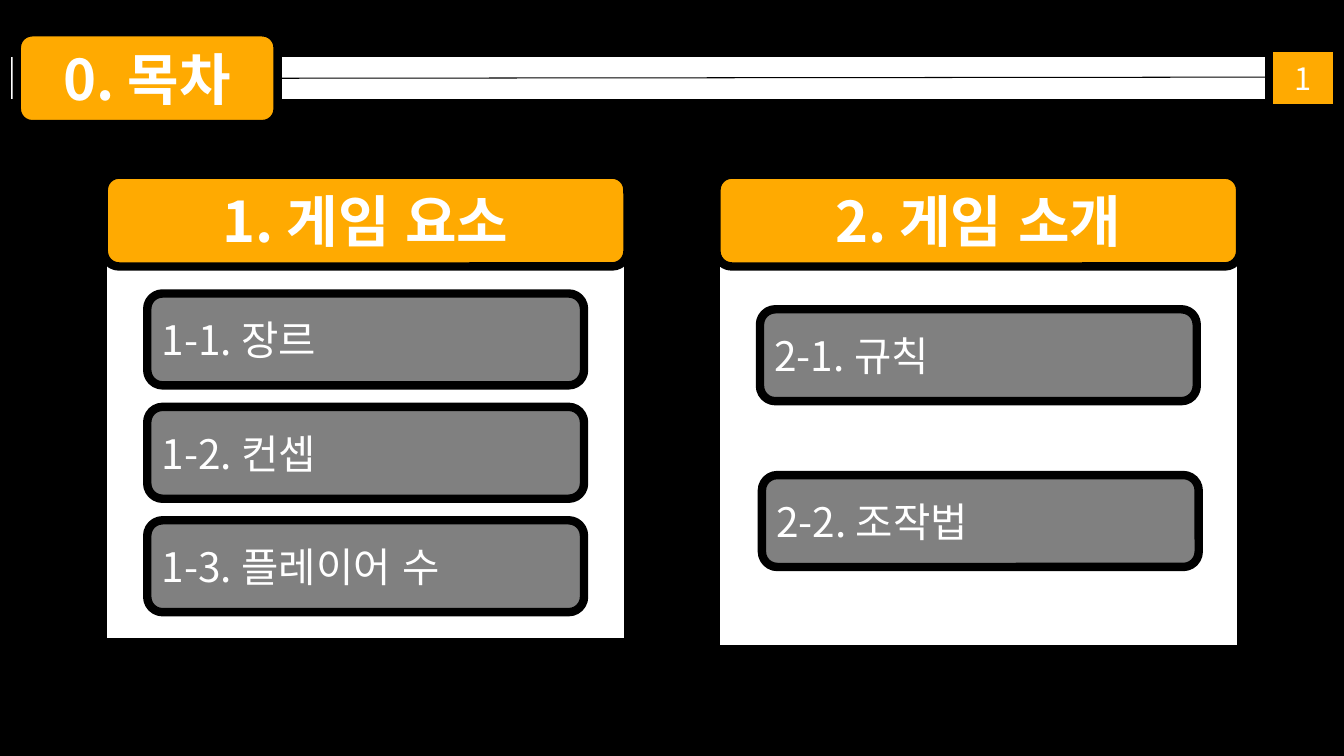
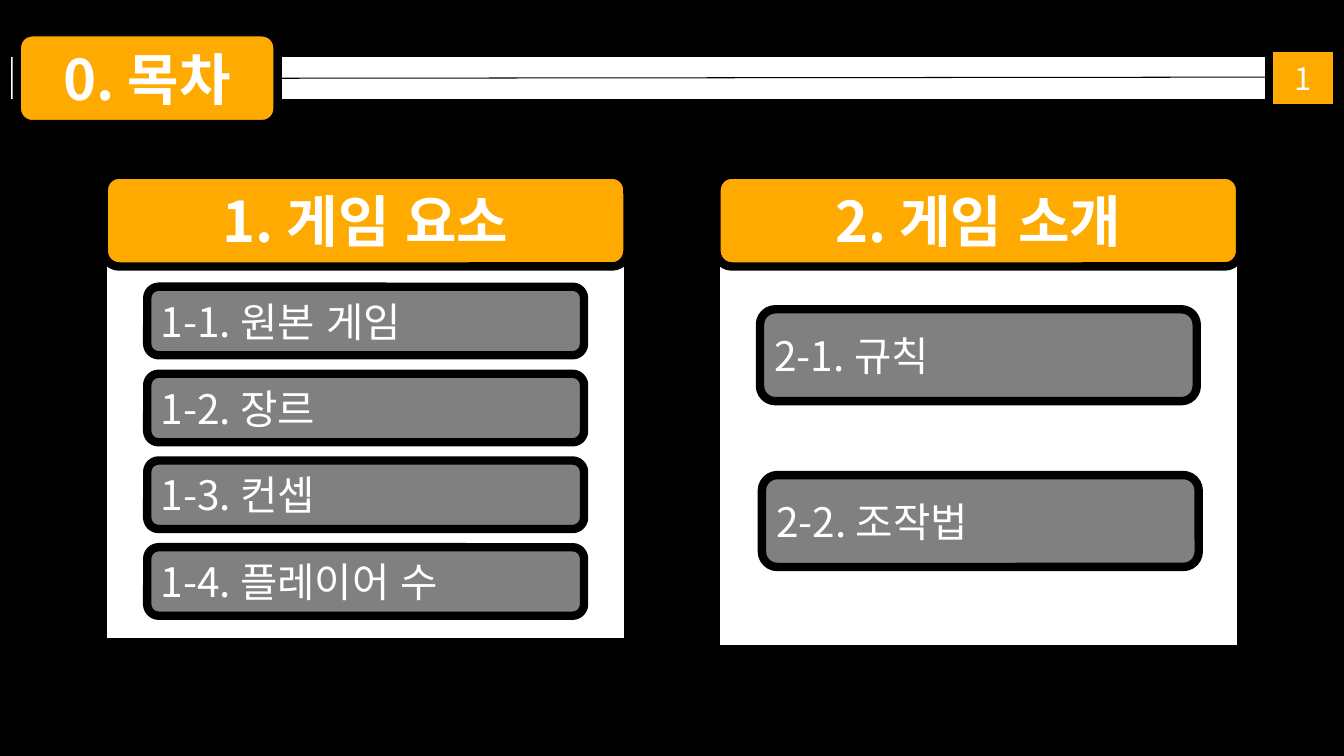
Before and after one commit to KimDJ7105/2023_network_game_project, a slide deck: slide 2 of 넷겜플 1팀 텀프로젝트 추진계획서.pptx. Drawn at 1344x756 pixels with LibreOffice and Linux fonts; fonts in the diff are those of the drawing; background and template pictures are left out. Boxes give left, top, right and bottom in pixels: in the first picture for what was removed or moved away, otherwise in the second. Text is boxed around its words. In the diff, an @@ line names an element or a change of style, - is before the commit and + after.

```diff
--- a/넷겜플 1팀 텀프로젝트 추진계획서.pptx
+++ b/넷겜플 1팀 텀프로젝트 추진계획서.pptx
@@ rounded rectangle added at bbox=[147, 287, 584, 356], fill #808080, outline #000000 6 pt, 29 pt, text #FFFFFF @@
+1-1. 원본 게임
@@ rounded rectangle "1-2. 장르": place and size @@
-rounded rectangle "1-2. 장르" at bbox=[147, 293, 584, 385]
+rounded rectangle "1-2. 장르" at bbox=[147, 374, 584, 443]
@@ text in rounded rectangle at bbox=[160, 390, 315, 427]: text changed @@
-1-1. 장르
+1-2. 장르
@@ rounded rectangle "1-3. 컨셉": place and size @@
-rounded rectangle "1-3. 컨셉" at bbox=[147, 407, 584, 499]
+rounded rectangle "1-3. 컨셉" at bbox=[147, 461, 584, 529]
@@ text in rounded rectangle at bbox=[160, 476, 315, 513]: text changed @@
-1-2. 컨셉
+1-3. 컨셉
@@ rounded rectangle "1-4. 플레이어 수": place and size @@
-rounded rectangle "1-4. 플레이어 수" at bbox=[147, 520, 584, 612]
+rounded rectangle "1-4. 플레이어 수" at bbox=[147, 547, 584, 616]
@@ text in rounded rectangle at bbox=[160, 563, 438, 600]: text changed @@
-1-3. 플레이어 수
+1-4. 플레이어 수
```
Also in this commit, not shown: 16 other slides changed, 2 slides added, 1 other file.
